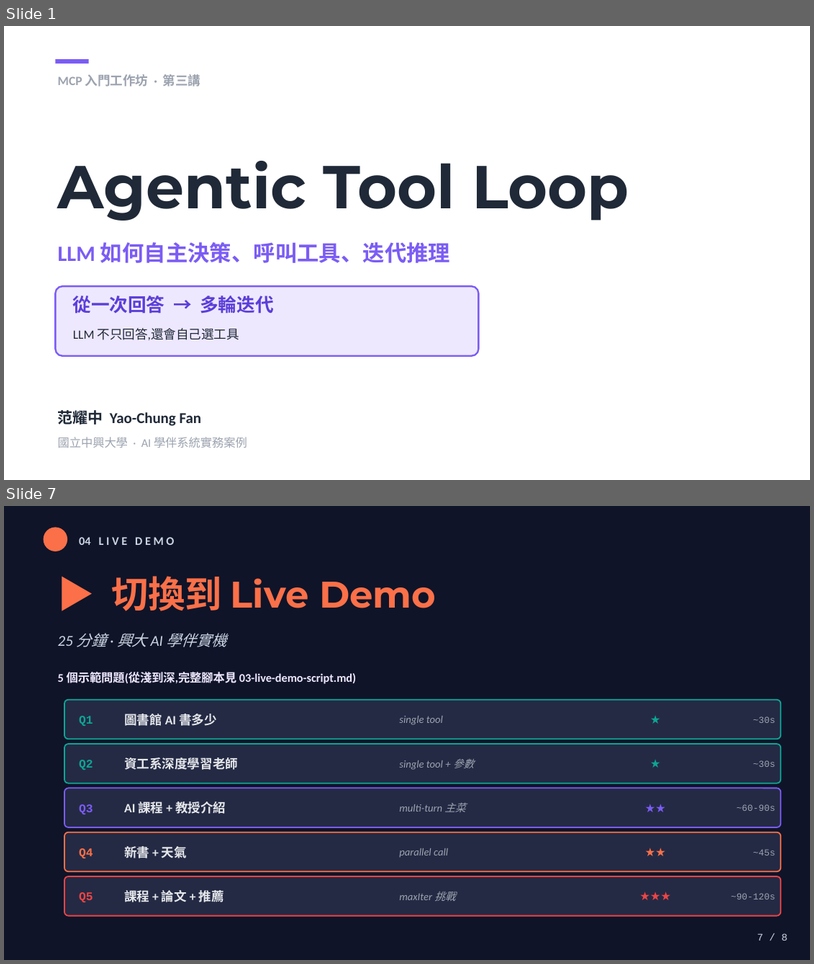
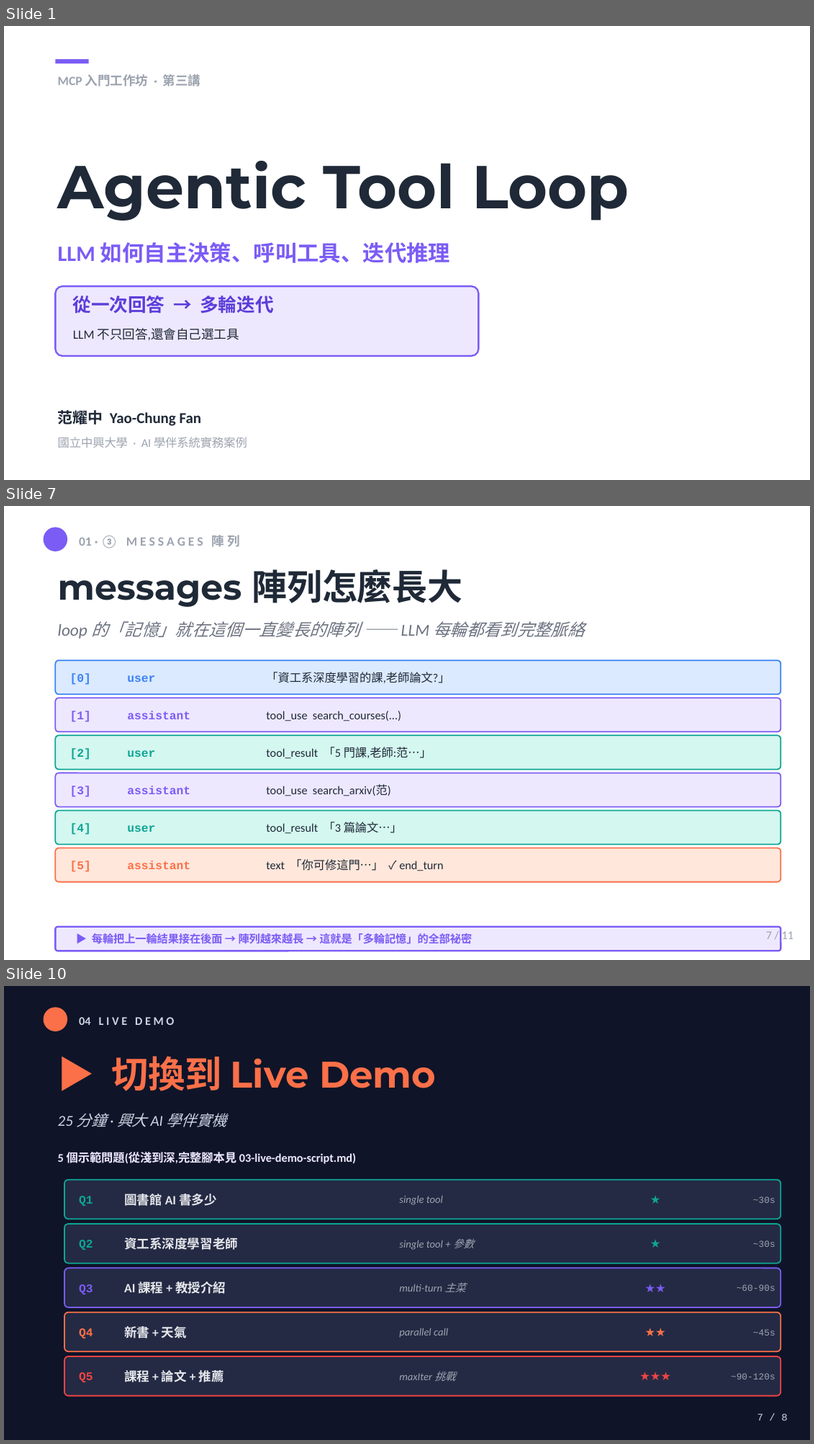
Before and after one commit to mjib007/nchu-mcp-workshop-2026, a slide deck: slides/03-agentic-tool-loop.pptx. Shown one above the other, each under a label of ours: slides 1 and 7 before the commit, slides 1, 7 and 10 after it; the slides between them are not shown. The pictures are 814x964 and 814x1444 pixels, drawn with LibreOffice and Linux fonts; fonts in the diff are those of the drawing. Boxes give left, top, right and bottom in pixels: in the first picture for what was removed or moved away, otherwise in the second. Text is boxed around its words. In the diff, an @@ line names an element or a change of style, - is before the commit and + after.

Commit message:
feat(seg3-slides): 擴充 3 張把「多輪 loop」從抽象變具體 (8→11 張)
s5 的 loop 概念圖太抽象,加 3 張深化(插在 s5 後):
- s6 實例走查:一個複合查詢真的跑完 loop(R1 search_courses → R2 arxiv
  → R3 整合 end_turn),帶實際工具名+參數+結果,對應影片那一幕
- s7 messages 陣列怎麼長大:6 列展示陣列每輪累積,role 上色 ——
  揭開「多輪記憶」就是這個一直變長的陣列
- s8 並行呼叫:一回合多個 tool_use 用 Promise.all 並行(剛確認系統真的這樣跑)

順手修 demo_cue 殘留的 page_number 16→10 bug、max_iter 6→9、
strategy_callback 8→11,TOTAL 8→11。

(maxIterations 7→5 的一致性問題未動,等使用者另外決定)

```diff
--- a/slides/03-agentic-tool-loop.pptx
+++ b/slides/03-agentic-tool-loop.pptx
@@ slide 7 added at <box>4,506,810,960</box>, background #FFFFFF @@
@@ rectangle added at <box>4,506,810,959</box>, fill #FFFFFF @@
@@ ellipse added at <box>44,527,67,551</box>, fill #7B5CF5 @@
@@ text added at <box>79,535,240,548</box>, 11.2 pt, text #9CA3AF, bold @@
+01 · ③ M E S S A G E S 陣 列
@@ text added at <box>58,569,463,607</box>, 31.5 pt, text #1F2937, bold @@
+messages 陣列怎麼長大
@@ text added at <box>58,621,585,638</box>, 15 pt, text #6B7280, italic @@
+loop 的「記憶」就在這個一直變長的陣列 —— LLM 每輪都看到完整脈絡
@@ rounded rectangle added at <box>56,660,782,694</box>, fill #DBEAFE, outline #3B82F6 1.12 pt @@
@@ text added at <box>70,673,91,685</box>, 10.5 pt, text #3B82F6, bold @@
+[0]
@@ text added at <box>127,675,155,682</box>, 10.5 pt, text #3B82F6, bold @@
+user
@@ text added at <box>266,672,450,683</box>, 10.5 pt, text #1F2937 @@
+「資工系深度學習的課,老師論文?」
@@ rounded rectangle added at <box>56,698,782,732</box>, fill #EEE8FF, outline #7B5CF5 1.12 pt @@
@@ text added at <box>70,710,91,722</box>, 10.5 pt, text #7B5CF5, bold @@
+[1]
@@ text added at <box>127,710,190,719</box>, 10.5 pt, text #7B5CF5, bold @@
+assistant
@@ text added at <box>266,710,401,721</box>, 10.5 pt, text #1F2937 @@
+tool_use search_courses(...)
@@ rounded rectangle added at <box>56,735,782,769</box>, fill #D4F7F0, outline #0EA594 1.12 pt @@
@@ text added at <box>70,748,91,759</box>, 10.5 pt, text #0EA594, bold @@
+[2]
@@ text added at <box>127,750,155,757</box>, 10.5 pt, text #0EA594, bold @@
+user
@@ text added at <box>266,746,432,759</box>, 10.5 pt, text #1F2937 @@
+tool_result 「5 門課,老師:范…」
@@ rounded rectangle added at <box>56,773,782,807</box>, fill #EEE8FF, outline #7B5CF5 1.12 pt @@
@@ text added at <box>70,785,91,797</box>, 10.5 pt, text #7B5CF5, bold @@
+[3]
@@ text added at <box>127,785,190,794</box>, 10.5 pt, text #7B5CF5, bold @@
+assistant
@@ text added at <box>266,785,391,796</box>, 10.5 pt, text #1F2937 @@
+tool_use search_arxiv(范)
@@ rounded rectangle added at <box>56,810,782,844</box>, fill #D4F7F0, outline #0EA594 1.12 pt @@
@@ text added at <box>70,823,91,834</box>, 10.5 pt, text #0EA594, bold @@
+[4]
@@ text added at <box>127,825,155,831</box>, 10.5 pt, text #0EA594, bold @@
+user
@@ text added at <box>266,821,402,834</box>, 10.5 pt, text #1F2937 @@
+tool_result 「3 篇論文…」
@@ rounded rectangle added at <box>56,848,782,882</box>, fill #FFE7DB, outline #FB7048 1.12 pt @@
@@ text added at <box>70,860,91,872</box>, 10.5 pt, text #FB7048, bold @@
+[5]
@@ text added at <box>127,860,190,869</box>, 10.5 pt, text #FB7048, bold @@
+assistant
@@ text added at <box>266,859,443,871</box>, 10.5 pt, text #1F2937 @@
+text 「你可修這門…」 ✓ end_turn
@@ rounded rectangle added at <box>56,926,782,950</box>, fill #EEE8FF, outline #7B5CF5 1.5 pt @@
@@ text added at <box>92,933,472,944</box>, 9.8 pt, text #7B5CF5, bold @@
+▶ 每輪把上一輪結果接在後面 → 陣列越來越長 → 這就是「多輪記憶」的全部祕密
@@ text added at <box>766,931,794,939</box>, 10.5 pt, text #9CA3AF @@
+7 / 11
@@ what was slide 7 is now slide 10 @@
```
Also in this commit, not shown: 6 slides changed, 2 other slides added, 1 other file.
